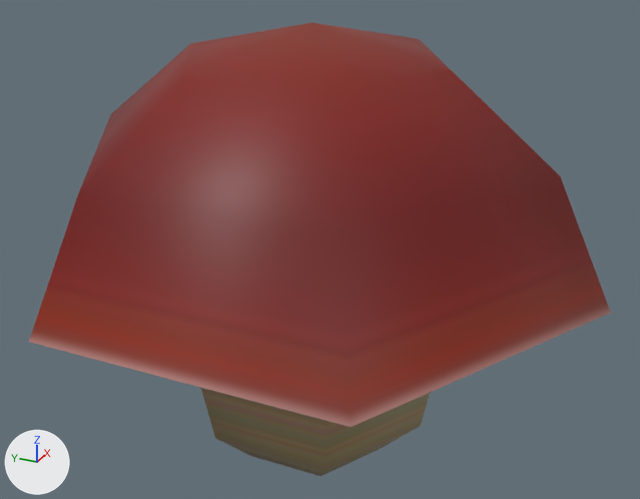
Before and after pictures for a commit that changed the FBX model Assets/XanaBuilder Assets/Models/FRM/02_FarmVegetation/FRM0210024_Mushroom/FRM0210024.fbx.
The view is the same before and after, from a 50 mm lens placed at (-0.498, -0.229, 0.393), pointed at (0.001, -0.005, 0.143). The axes (+X, +Y, +Z) are drawn at lower left. The lights are the same throughout. Where no turn or scale is listed for an object, it has been applied to the vertices.

The scene before the commit, as lines of its bpy script (objects in view):
```python
mat_mtfrm0210024_placemode = principled_material('mtFRM0210024_PlaceMode')
mat_mtfrm0210024_placemode.texture = img_txfrm0210024_diffuse_png
me_mesh = bpy.data.meshes.new('Mesh')
me_mesh.from_pydata(...)  # 49 vertices, 49 faces; spans x -0.17..0.17, y -0.196..0.196, z -0.005..0.294
me_mesh.materials.append(mat_mtfrm0210024_placemode)  # picture img_txfrm0210024_diffuse_png
ob_smfrm0210024 = bpy.data.objects.new('smFRM0210024', me_mesh)
ob_smfrm0210024.location = (0.0, 0.0, 0.0)
```
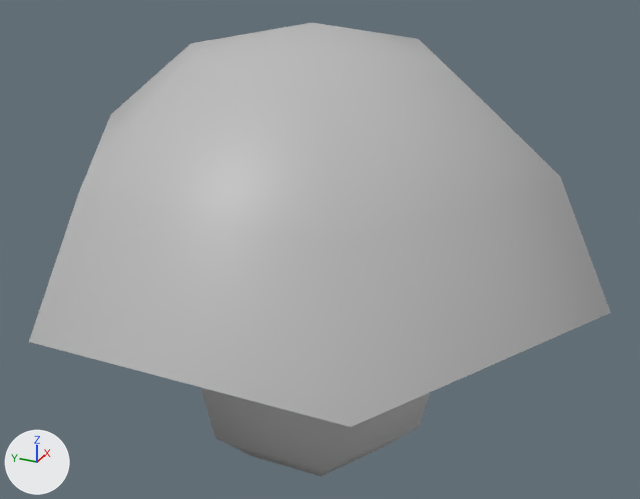
What the commit changed:
In material 'mtFRM0210024_PlaceMode' (mat_mtfrm0210024_placemode), texture is no longer img_txfrm0210024_diffuse_png.
In material 'mtFRM0210024_PlaceMode' (mat_mtfrm0210024_placemode), base_color is now set to (0.5, 0.5, 0.5), grey #bcbcbc.
me_mesh has 49 vertices, 49 faces and spans x -0.17..0.17, y -0.196..0.196, z -0.005..0.294.
me_mesh is used by ob_smfrm0210024; location (0.0, 0.0, 0.0).
me_mesh part 1: texture (UV) coordinates of 49 of 49 faces, centred in x -0.153..0.153, y -0.132..0.132, z -0.005..0.281, changed; they spanned u 0.59..0.77, v 0.13..0.88 and now span u 0.02..0.98, v 0.02..0.99.

Changed parts and their boxes [x1, y1, x2, y2] in the pictures (640 x 499 px):
'smFRM0210024', surface changed (red to grey)
    both: [29, 23, 611, 476]
